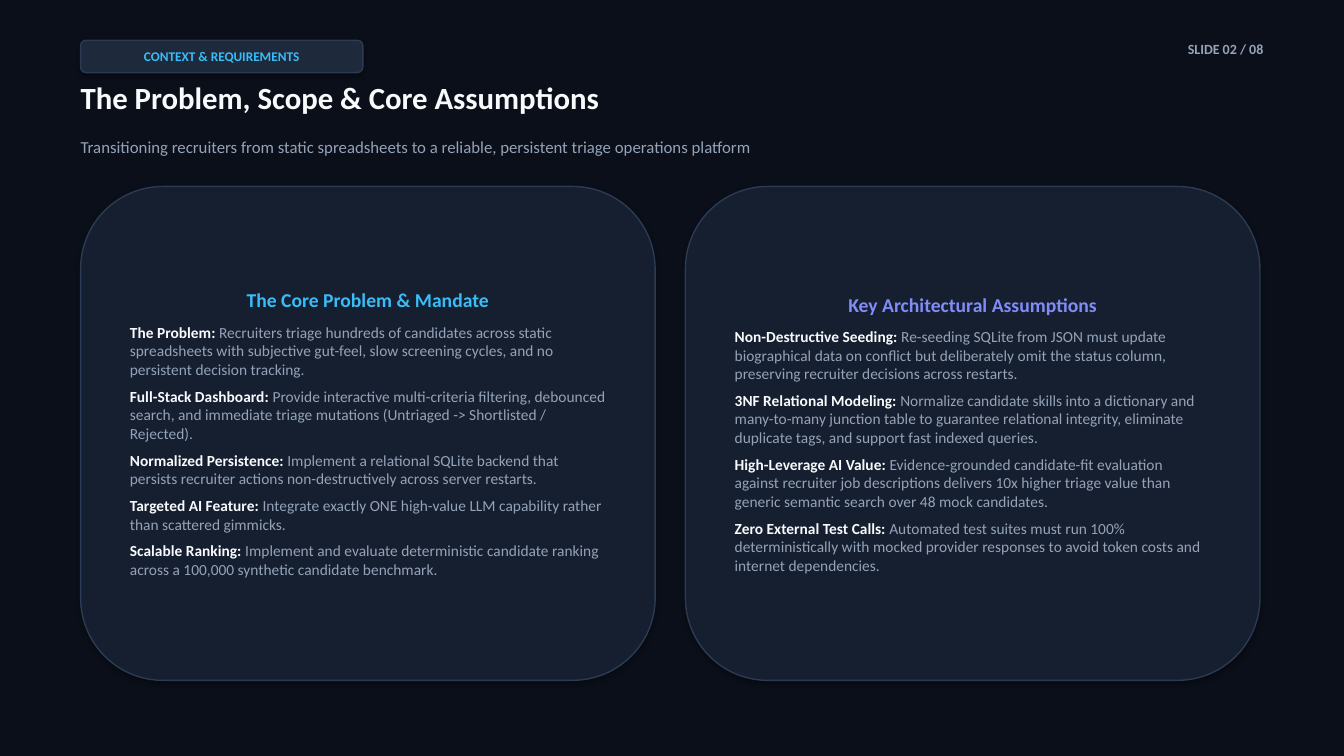
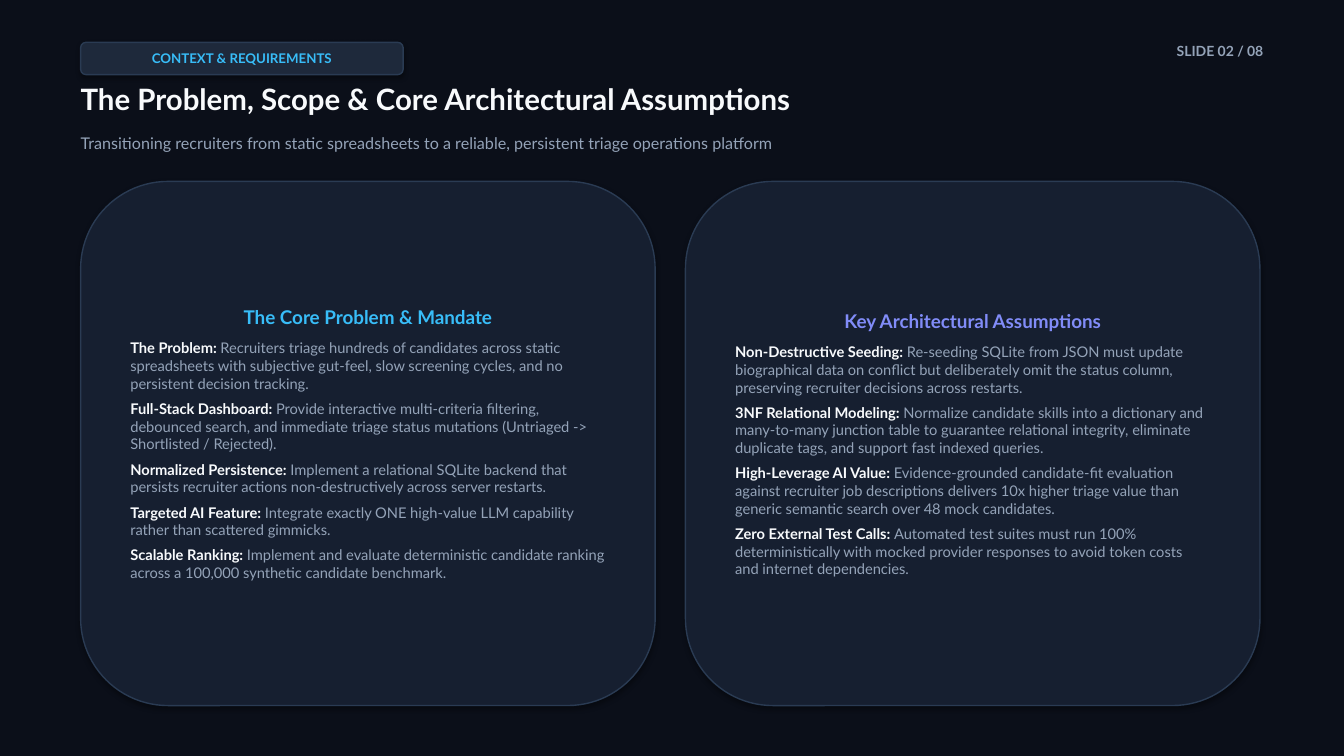
Before and after one commit to Gowtham20065/gccx-candidate-triage, a slide deck: slide 2 of docs/gccx-candidate-triage-presentation.pptx. Drawn at 1344x756 pixels with LibreOffice and Linux fonts; fonts in the diff are those of the drawing. Boxes give left, top, right and bottom in pixels: in the first picture for what was removed or moved away, otherwise in the second. Text is boxed around its words. In the diff, an @@ line names an element or a change of style, - is before the commit and + after.

Commit message:
fix(docs): format and structure PowerPoint presentation geometry and typography

```diff
--- a/docs/gccx-candidate-triage-presentation.pptx
+++ b/docs/gccx-candidate-triage-presentation.pptx
@@ rounded rectangle "CONTEXT & REQUIREMENTS": place and size @@
-rounded rectangle "CONTEXT & REQUIREMENTS" at [81, 40, 363, 73]
+rounded rectangle "CONTEXT & REQUIREMENTS" at [81, 42, 403, 75]
@@ rounded rectangle "CONTEXT & REQUIREMENTS" at [81, 42, 403, 75]: font Calibri to Lato @@
@@ text "SLIDE 02 / 08" at [1177, 46, 1263, 56]: font Calibri to Lato @@
@@ text "SLIDE 02 / 08": place and size @@
-text "SLIDE 02 / 08" at [1188, 44, 1263, 54]
+text "SLIDE 02 / 08" at [1177, 46, 1263, 56]
@@ text at [81, 88, 790, 115]: text changed; size 22 to 21 pt; font Calibri to Lato @@
-The Problem, Scope & Core Assumptions
+The Problem, Scope & Core Architectural Assumptions
@@ text "Transitioning recruiters from static spreadsheets ..." at [81, 137, 772, 152]: size 12 to 11.5 pt, font Calibri to Lato @@
@@ rounded rectangle "The Core Problem & Mandate": place and size @@
-rounded rectangle "The Core Problem & Mandate" at [81, 187, 655, 681]
+rounded rectangle "The Core Problem & Mandate" at [81, 181, 655, 706]
@@ rounded rectangle "Key Architectural Assumptions": place and size @@
-rounded rectangle "Key Architectural Assumptions" at [686, 187, 1260, 681]
+rounded rectangle "Key Architectural Assumptions" at [686, 181, 1260, 706]
@@ rounded rectangle "Key Architectural Assumptions" at [686, 181, 1260, 706]: size 14 to 13.5 pt in "Key Architectural Assumptions"; font Calibri to Lato, size 11 to 10.5 pt @@
@@ text in rounded rectangle at [130, 310, 604, 581]: size 14 to 13.5 pt in "The Core Problem & Mandate"; font Calibri to Lato in "The Core Problem & Mandate", "The Problem: Recruiters triage hundreds of candidates ...", "Normalized Persistence: Implement a relational SQLite backen ...", "Targeted AI Feature: Integrate exactly ONE high-value ..." and 1 more places; size 11 to 10.5 pt in "The Problem: Recruiters triage hundreds of candidates ...", "Normalized Persistence: Implement a relational SQLite backen ...", "Targeted AI Feature: Integrate exactly ONE high-value ...", "Scalable Ranking: Implement and evaluate deterministic candi ..." @@
@@ text in rounded rectangle at [130, 403, 569, 452]: text changed; size 11 to 10.5 pt; font Calibri to Lato @@
-Full-Stack Dashboard: Provide interactive multi-criteria filtering, debounced search, and immediate triage mutations (Untriaged -> Shortlisted / Rejected).
+Full-Stack Dashboard: Provide interactive multi-criteria filtering, debounced search, and immediate triage status mutations (Untriaged -> Shortlisted / Rejected).
```
Also in this commit, not shown: 7 other slides changed, 1 other file.
